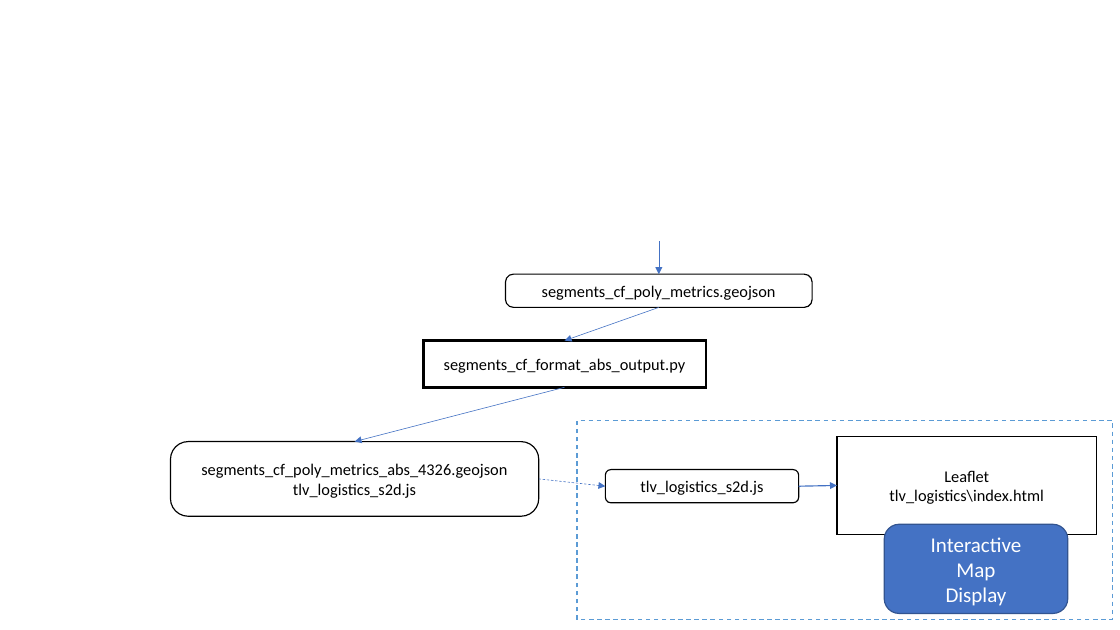
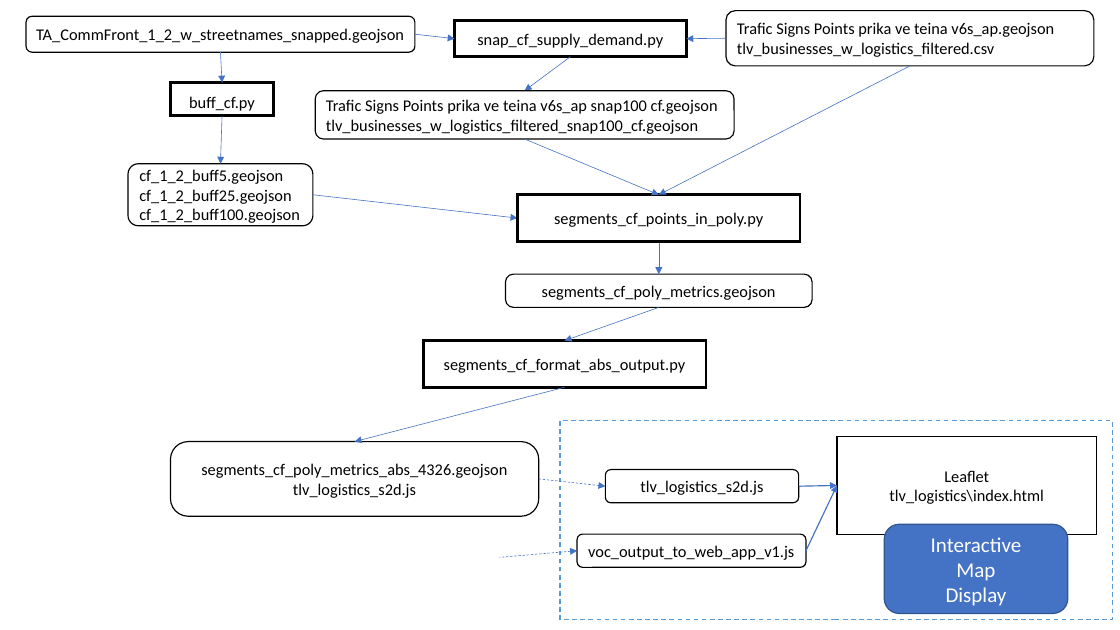
Before and after one commit to nachman-shelef/tlv_logistics, a slide deck: slide 6 of python/TLV_Logistics_flows_v3.pptx (slide 9 before the commit). Drawn at 1120x630 pixels with LibreOffice and Linux fonts; fonts in the diff are those of the drawing. Boxes give left, top, right and bottom in pixels: in the first picture for what was removed or moved away, otherwise in the second. Text is boxed around its words. In the diff, an @@ line names an element or a change of style, - is before the commit and + after.

```diff
--- a/python/TLV_Logistics_flows_v3.pptx
+++ b/python/TLV_Logistics_flows_v3.pptx
@@ rounded rectangle added at box(26, 16, 415, 52), fill #FFFFFF, outline #000000 1 pt, 14 pt, text #000000 @@
+TA_CommFront_1_2_w_streetnames_snapped.geojson
@@ rectangle added at box(455, 21, 686, 57), fill #FFFFFF, outline #000000 2.25 pt, 14 pt, text #000000 @@
+snap_cf_supply_demand.py
@@ rounded rectangle added at box(726, 11, 1094, 66), fill #FFFFFF, outline #000000 1 pt, 14 pt, text #000000 @@
+Trafic Signs Points prika ve teina v6s_ap.geojson
+tlv_businesses_w_logistics_filtered.csv
@@ arrow added from (220, 52) to (222, 82), #4472C4 0.5 pt @@
@@ arrow added from (415, 34) to (455, 39), #4472C4 0.5 pt @@
@@ arrow added from (571, 56) to (525, 91), #4472C4 0.5 pt @@
@@ arrow added from (726, 39) to (686, 39), #4472C4 0.5 pt @@
@@ rectangle added at box(171, 82, 274, 116), fill #FFFFFF, outline #000000 2.25 pt, 14 pt, text #000000 @@
+buff_cf.py
@@ arrow added from (910, 66) to (659, 195), #4472C4 0.5 pt @@
@@ arrow added from (222, 116) to (220, 164), #4472C4 0.5 pt @@
@@ rounded rectangle added at box(315, 91, 734, 139), fill #FFFFFF, outline #000000 1 pt, 14 pt, text #000000 @@
+Trafic Signs Points prika ve teina v6s_ap snap100 cf.geojson
+tlv_businesses_w_logistics_filtered_snap100_cf.geojson
@@ arrow added from (525, 139) to (659, 195), #4472C4 0.5 pt @@
@@ rounded rectangle added at box(128, 164, 313, 226), fill #FFFFFF, outline #000000 1 pt, 14 pt, text #000000 @@
+cf_1_2_buff5.geojson
+cf_1_2_buff25.geojson
+cf_1_2_buff100.geojson
@@ arrow added from (313, 195) to (518, 218), #4472C4 0.5 pt @@
@@ rectangle added at box(518, 195, 801, 242), fill #FFFFFF, outline #000000 2.25 pt, 14 pt, text #000000 @@
+segments_cf_points_in_poly.py
@@ rectangle: place and size @@
-rectangle at box(577, 421, 1112, 620)
+rectangle at box(560, 421, 1113, 620)
@@ arrow added from (806, 551) to (837, 486), #4472C4 1 pt @@
@@ rounded rectangle added at box(577, 534, 807, 568), fill #FFFFFF, outline #000000 1 pt, 14 pt, text #000000 @@
+voc_output_to_web_app_v1.js
@@ arrow added from (499, 558) to (577, 551), #4472C4 0.5 pt dashed @@
```
Also in this commit, not shown: 2 other slides changed, 18 other files.
